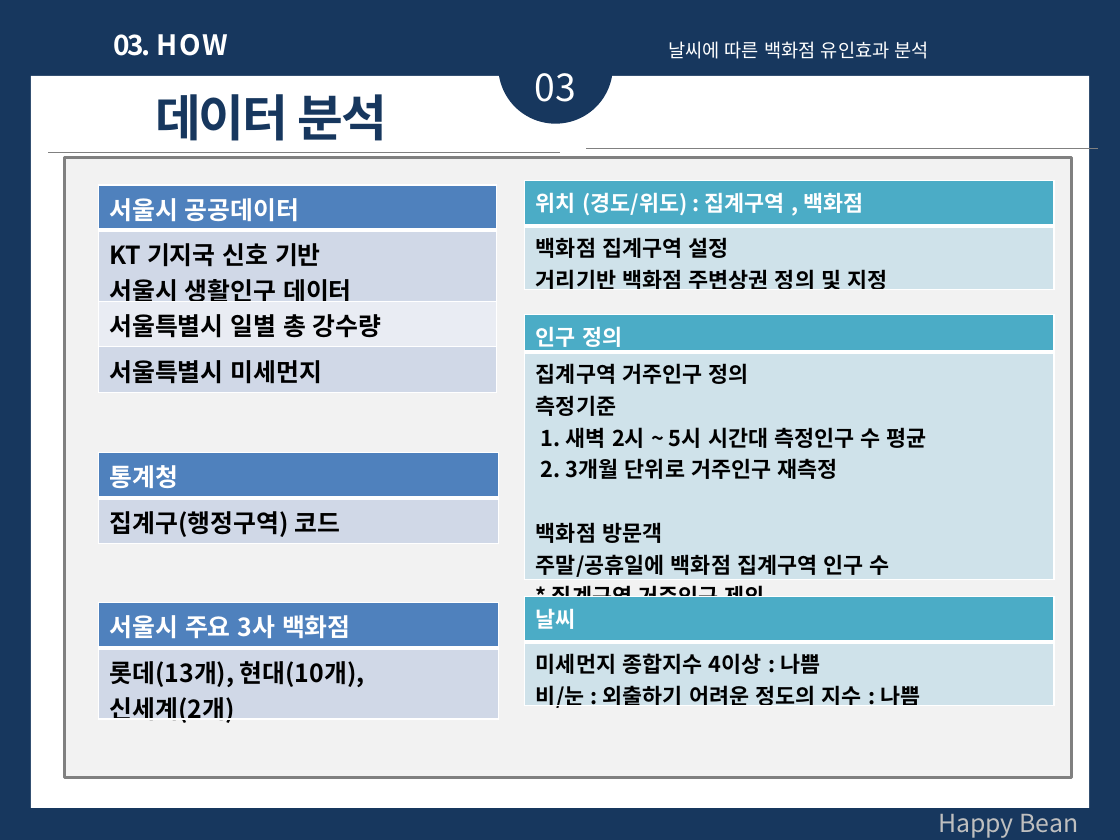
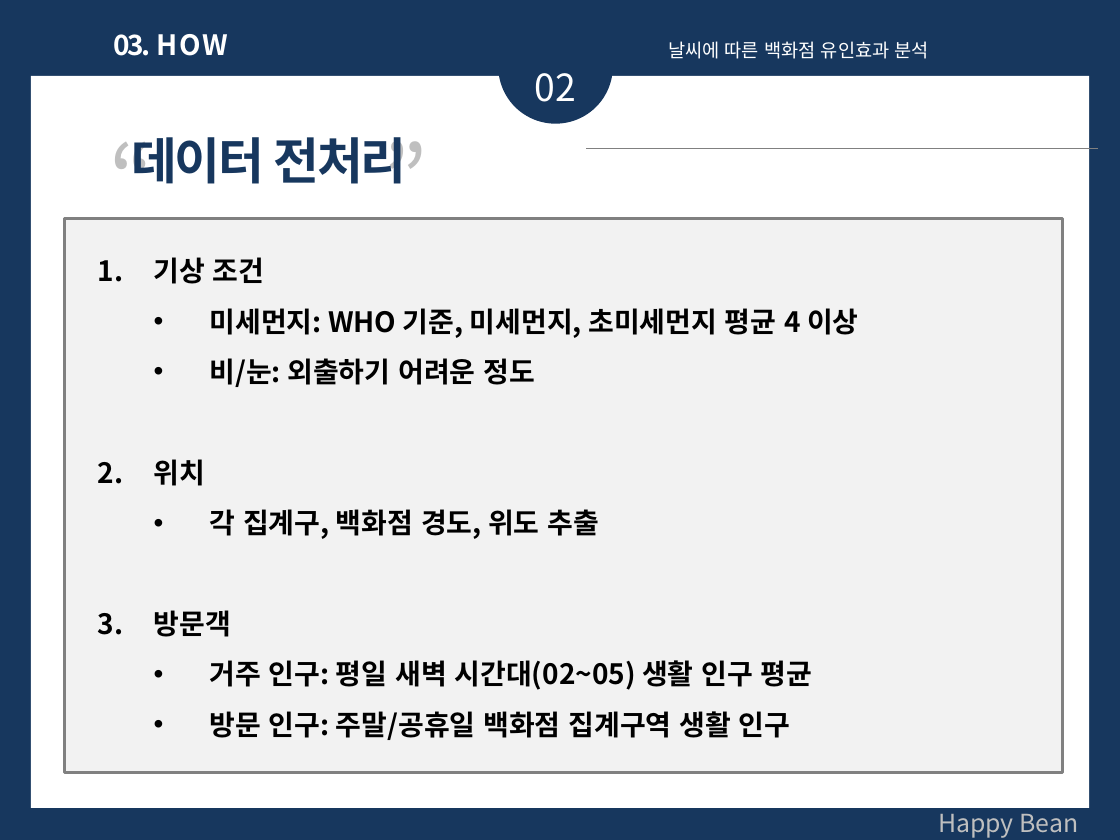
Before and after one commit to jonghyunlee1993/MulticampusSemiProject, a slide deck: slide 8 of 발표자료/1조 세미프로젝트_브리핑_강자연 수정.pptx (slide 6 before the commit). Drawn at 1120x840 pixels with LibreOffice and Linux fonts; fonts in the diff are those of the drawing. Boxes give left, top, right and bottom in pixels: in the first picture for what was removed or moved away, otherwise in the second. Text is boxed around its words. In the diff, an @@ line names an element or a change of style, - is before the commit and + after.

```diff
--- a/발표자료/1조 세미프로젝트_브리핑_강자연 수정.pptx
+++ b/발표자료/1조 세미프로젝트_브리핑_강자연 수정.pptx
@@ text at [535,73,576,102]: text changed @@
-03
+02
@@ text added at [0,115,709,240], 60 pt, text #BFBFBF @@
+“ ”
@@ text at [131,137,407,184]: text changed @@
-데이터 분석
+데이터 전처리
@@ line removed from (48, 152) to (560, 152) @@
@@ table removed at [99,185,497,392], 4 rows, 1 columns @@
-서울시 공공데이터
-KT 기지국 신호 기반 / 서울시 생활인구 데이터
-서울특별시 일별 총 강수량
-서울특별시 미세먼지
@@ table removed at [525,180,1054,294], 2 rows, 1 columns @@
-위치 (경도/위도) : 집계구역 , 백화점
-백화점 집계구역 설정 / 거리기반 백화점 주변상권 정의 및 지정
@@ rectangle: place and size @@
-rectangle at [64,158,1071,777]
+rectangle at [64,218,1062,773]
@@ text added at [154,257,859,740], 18 pt, text #000000, bold @@
+1. 기상 조건
+  • 미세먼지: WHO 기준, 미세먼지, 초미세먼지 평균 4 이상
+  • 비/눈: 외출하기 어려운 정도
+2. 위치
+  • 각 집계구, 백화점 경도, 위도 추출
+3. 방문객
+  • 거주 인구: 평일 새벽 시간대(02~05) 생활 인구 평균
+  • 방문 인구: 주말/공휴일 백화점 집계구역 생활 인구
@@ table removed at [525,315,1054,615], 2 rows, 1 columns @@
-인구 정의
-집계구역 거주인구 정의 / 측정기준 / 1. 새벽 2시 ~ 5시 시간대 측정인구 수 평균 / 2. 3개월 단위로 거주인구 재측정 / 백화점 방문객 / 주말/공휴일에 백화점 집계구역 인구 수 / * 집계구역 거주인구 제외
@@ table removed at [99,452,498,543], 2 rows, 1 columns @@
-통계청
-집계구(행정구역) 코드
@@ table removed at [525,596,1054,712], 2 rows, 1 columns @@
-날씨
-미세먼지 종합지수 4이상 : 나쁨 / 비/눈 : 외출하기 어려운 정도의 지수 : 나쁨
@@ table removed at [99,603,498,727], 2 rows, 1 columns @@
-서울시 주요 3사 백화점
-롯데(13개), 현대(10개), / 신세계(2개)
```
Also in this commit, not shown: 6 other slides changed, 4 slides added, 2 other files.
